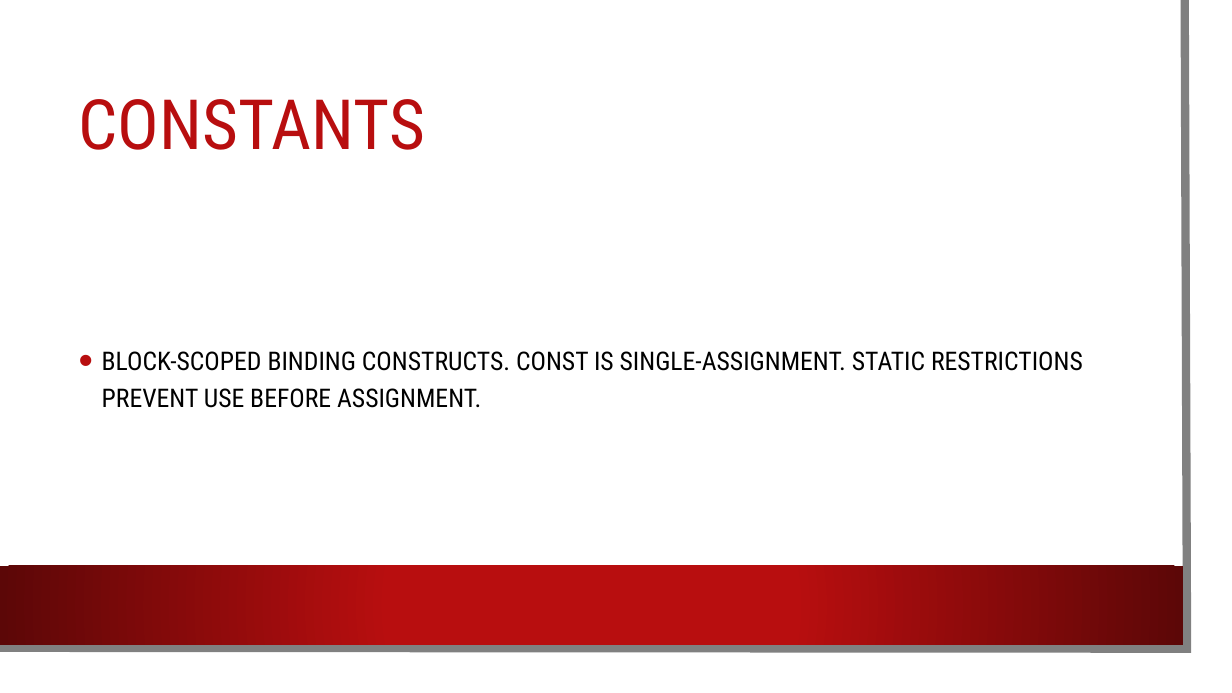
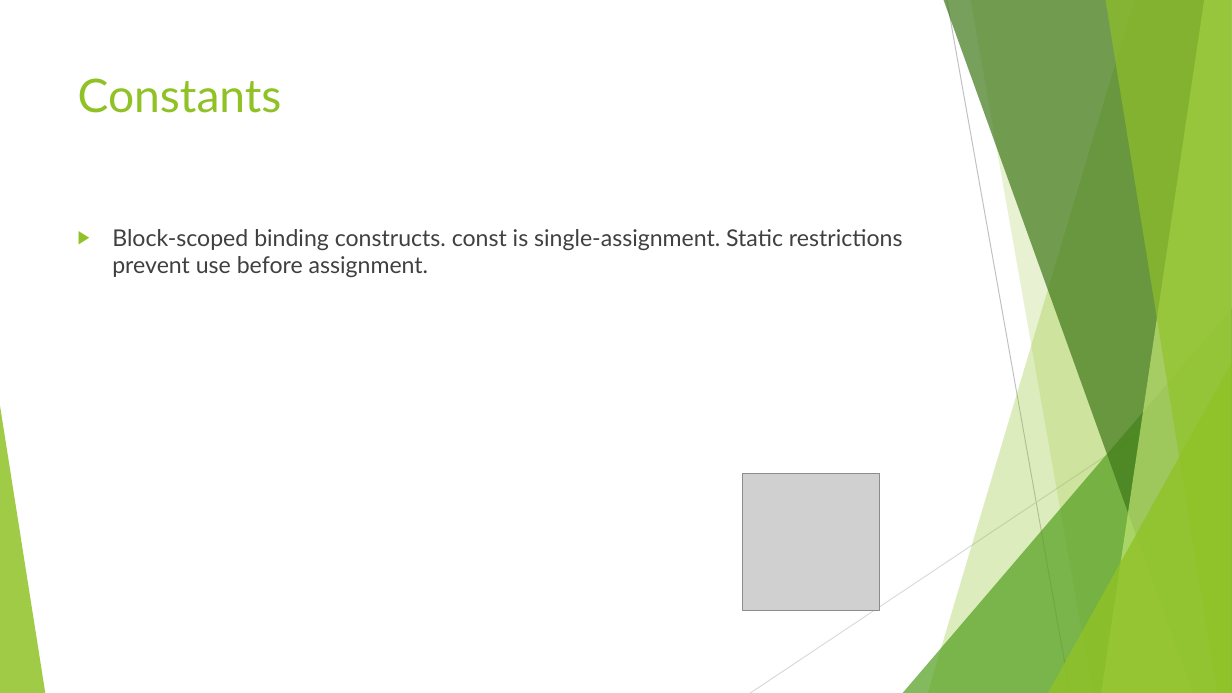
Before and after one commit to djhvscf/ES5-vs-ES6, a slide deck: slide 8 of ECMASCRIPT 6.pptx (slide 4 before the commit). Drawn at 1232x693 pixels with LibreOffice and Linux fonts; fonts in the diff are those of the drawing; grey boxes stand for pictures; background and template pictures are left out. Boxes give left, top, right and bottom in pixels: in the first picture for what was removed or moved away, otherwise in the second. Text is boxed around its words. In the diff, an @@ line names an element or a change of style, - is before the commit and + after.

```diff
--- a/ECMASCRIPT 6.pptx
+++ b/ECMASCRIPT 6.pptx
@@ rectangle removed at (0,0,1211,672) @@
@@ freeform shape removed at (0,0,1188,649) @@
@@ title "Constants" at (78,78,282,113): vertical alignment middle to top @@
@@ title at (78,78,282,113): text changed; size 54 to 36 pt; font Roboto Condensed to Lato; text colour #B80E0F to #90C226 @@
-CONSTANTS
+Constants
@@ text "Block-scoped binding constructs. const is ..." at (112,229,903,277): vertical alignment middle to top @@
@@ text at (112,229,903,277): text changed; size 20 to 18 pt; font Roboto Condensed to Lato; text colour #000000 to #404040 @@
-• BLOCK-SCOPED BINDING CONSTRUCTS. CONST IS SINGLE-ASSIGNMENT. STATIC RESTRICTIONS PREVENT USE BEFORE ASSIGNMENT.
+▶ Block-scoped binding constructs. const is single-assignment. Static restrictions prevent use before assignment.
@@ group added at (0,0,1232,693): 5 freeform shapes, 3 triangles, 2 lines @@
@@ picture added at (743,473,881,611) @@
@@ rectangle removed at (0,566,1183,644) @@
```
Also in this commit, not shown: 6 other slides changed, 5 slides added, 2 other files.
